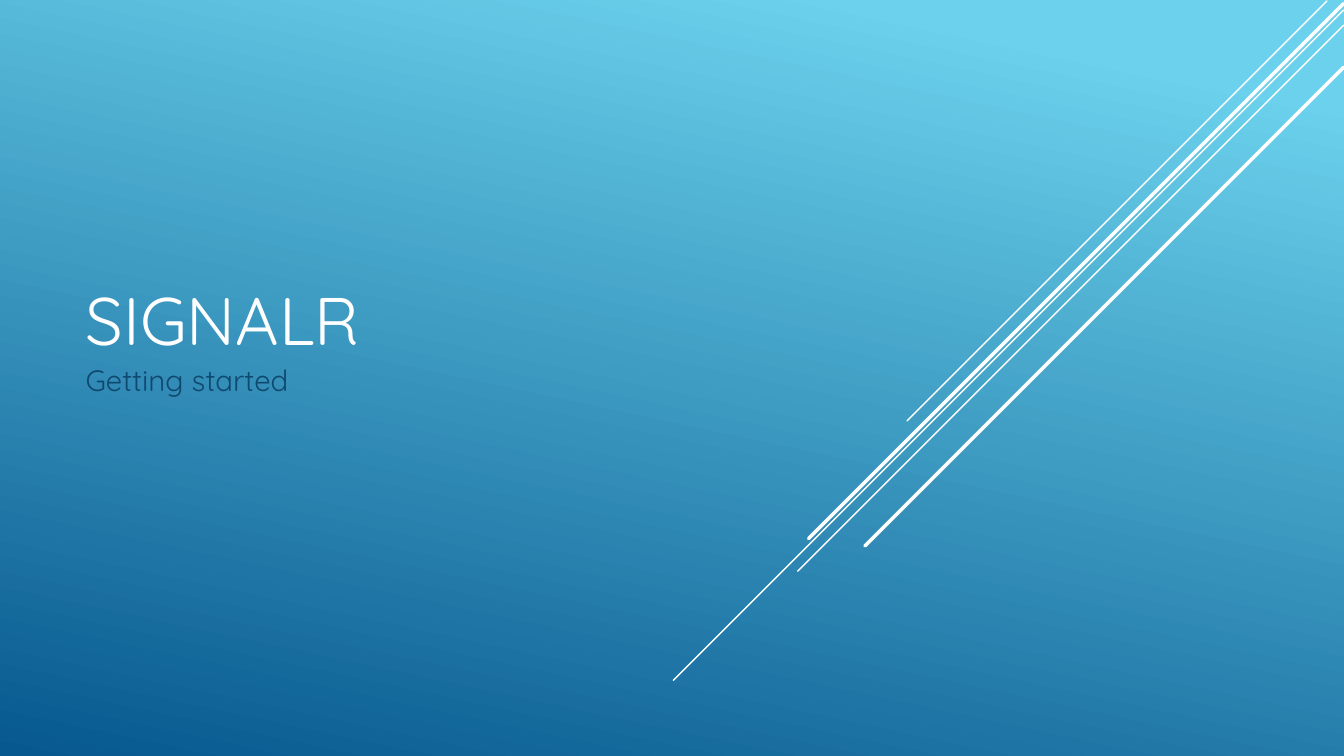
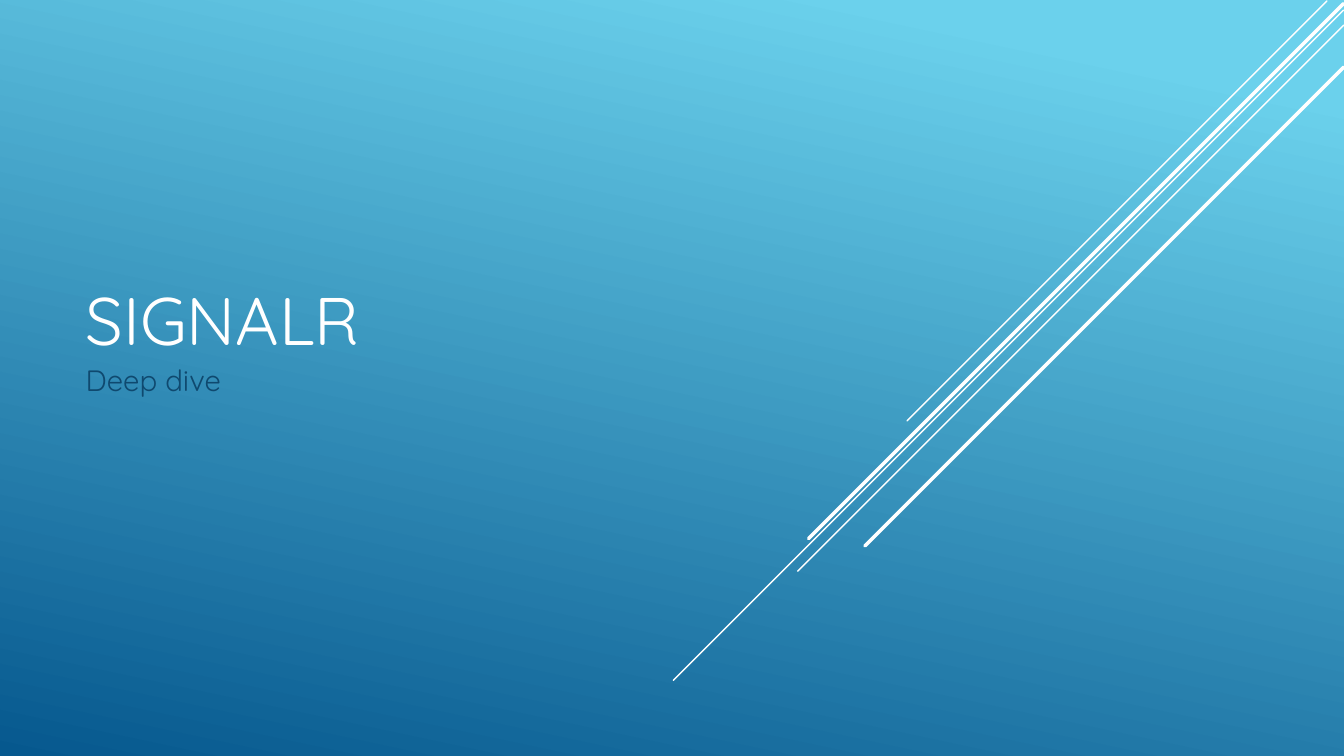
Before and after one commit to JAspeling/SignalR, a slide deck: slide 1 of SignalR.pptx. Drawn at 1344x756 pixels with LibreOffice and Linux fonts; fonts in the diff are those of the drawing. Boxes give left, top, right and bottom in pixels: in the first picture for what was removed or moved away, otherwise in the second. Text is boxed around its words. In the diff, an @@ line names an element or a change of style, - is before the commit and + after.

Commit message:
Continued signalR implementation + presentation WIP: Fix DI

```diff
--- a/SignalR.pptx
+++ b/SignalR.pptx
@@ subtitle at [86, 369, 221, 397]: text changed @@
-Getting started
+Deep dive
```
Also in this commit, not shown: 6 other slides changed, 23 slides added, 2 slides removed, 12 other files.
